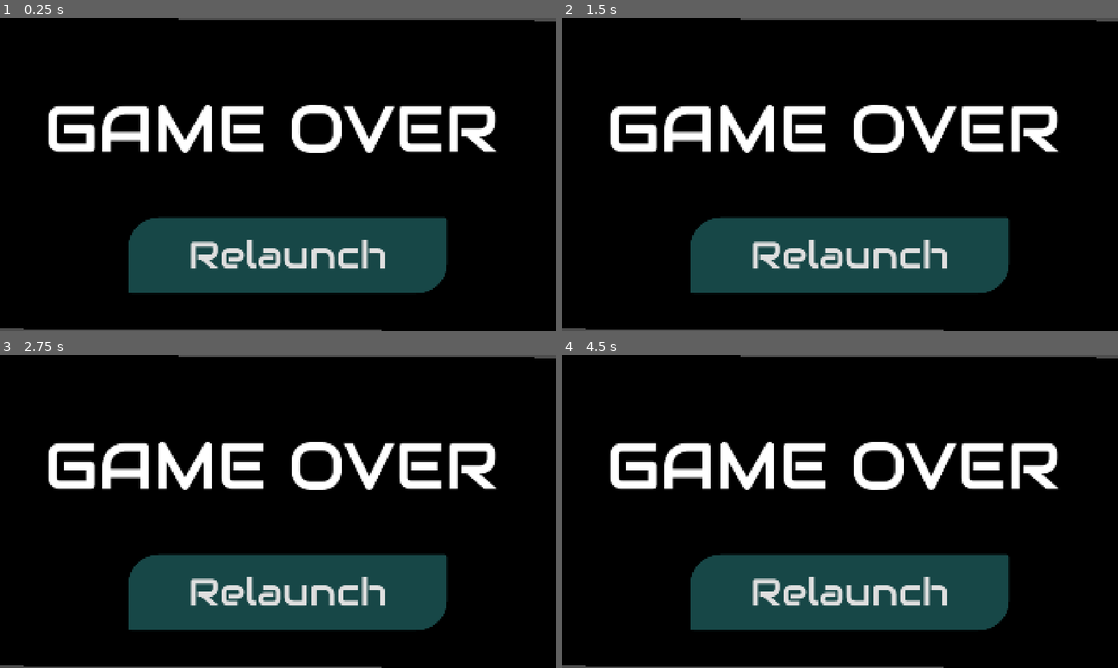
Above: before the commit, frames 1-4 (two rows, left to right).
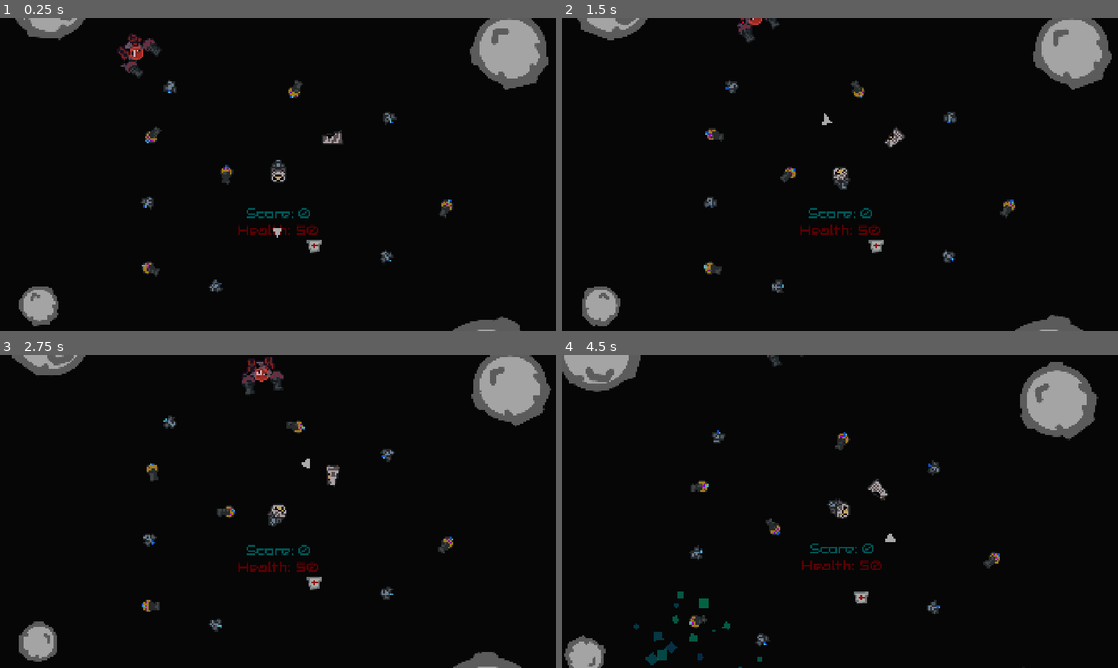
Above: after the commit, the same moments.

Repository: Leeway001Write/melonJam6
Game: Godot game, scene res://Levels/world.tscn
Two runs of this game, one before a commit and one after it. Both use one fixed random seed, a clock stepped at 60 frames per second and the inputs below. Before the commit the project starts from res://Menus/gameOver.tscn.
Inputs:
- Up to frame 1 (0.25 s): no input
- Up to frame 2 (1.5 s): hold D (right) 0.53-1.28 s; hold Space (fire) 0.53-1.28 s; hold A (left) from 1.28 s (still down); tap Space (fire) at 1.35 s
- Up to frame 3 (2.75 s): release A (left) at 2.03 s; hold D (right) from 2.03 s (still down); hold Space (fire) from 2.03 s (still down)
- Up to frame 4 (4.5 s): release D (right) at 2.78 s; release Space (fire) at 2.78 s; hold W (forward) 2.78-3.53 s; tap Space (fire) at 2.85, 4.35 s; hold Space (fire) 3.53-4.28 s; hold A (left) from 3.53 s (still down)

The runs differ from the first frame. In frame 1, 26% of the frame differs, in the area x 0-100%, y 0-100%; in frame 2, 25%; in frame 3, 26%; in frame 4, 26%.

Commit message:
World boundries.

Diff:
--- a/escape-from-greenland/Levels/world.tscn
+++ b/escape-from-greenland/Levels/world.tscn
@@ -162,6 +162,8 @@
 &"hurt": SubResource("Animation_d21qu")
 }
 
+[sub_resource type="WorldBoundaryShape2D" id="WorldBoundaryShape2D_6m1pe"]
+
 [node name="World" type="Node2D"]
 
 [node name="Ship" parent="." instance=ExtResource("1_kycxd")]
@@ -1665,3 +1667,34 @@
 
 [node name="CanvasModulate" type="CanvasModulate" parent="."]
 color = Color(0.827281, 0.827281, 0.827281, 1)
+
+[node name="Boundry" type="Node2D" parent="."]
+
+[node name="1" type="StaticBody2D" parent="Boundry"]
+position = Vector2(0, 12269)
+
+[node name="CollisionShape2D" type="CollisionShape2D" parent="Boundry/1"]
+shape = SubResource("WorldBoundaryShape2D_6m1pe")
+
+[node name="2" type="StaticBody2D" parent="Boundry"]
+position = Vector2(21672, 0)
+rotation = -1.57079
+
+[node name="CollisionShape2D" type="CollisionShape2D" parent="Boundry/2"]
+position = Vector2(-0.000197693, -89)
+shape = SubResource("WorldBoundaryShape2D_6m1pe")
+
+[node name="3" type="StaticBody2D" parent="Boundry"]
+position = Vector2(0, -12187)
+rotation = -3.14159
+
+[node name="CollisionShape2D" type="CollisionShape2D" parent="Boundry/3"]
+position = Vector2(-0.00079077, -178)
+shape = SubResource("WorldBoundaryShape2D_6m1pe")
+
+[node name="4" type="StaticBody2D" parent="Boundry"]
+position = Vector2(-17877, 0)
+rotation = -4.71238
+
+[node name="CollisionShape2D" type="CollisionShape2D" parent="Boundry/4"]
+shape = SubResource("WorldBoundaryShape2D_6m1pe")
--- a/escape-from-greenland/project.godot
+++ b/escape-from-greenland/project.godot
@@ -11,7 +11,7 @@
 [application]
 
 config/name="Escape from Greenland"
-run/main_scene="uid://b7d23xsvv7ug"
+run/main_scene="uid://yueyhrgmxpo4"
 config/features=PackedStringArray("4.4", "GL Compatibility")
 config/icon="res://icon.svg"
 
Not shown: 2 places in escape-from-greenland/Levels/world.tscn that only renumber resources
